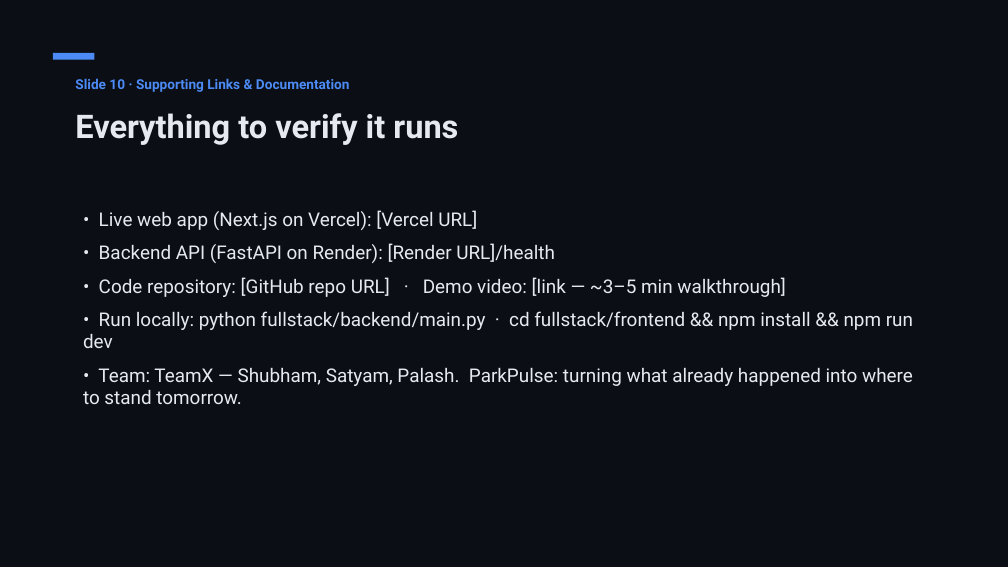
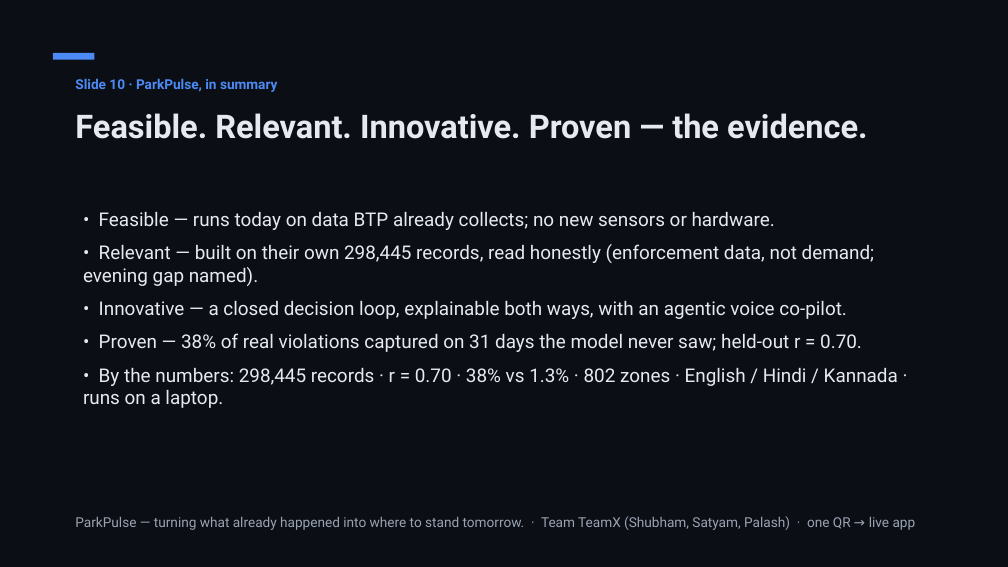
Before and after one commit to shubhambhattog/flipkart-gridlock-2.0-r2, a slide deck: slide 10 of pitch/ParkPulse_Submission_Deck.pptx. Drawn at 1008x567 pixels with LibreOffice and Linux fonts; fonts in the diff are those of the drawing. Boxes give left, top, right and bottom in pixels: in the first picture for what was removed or moved away, otherwise in the second. Text is boxed around its words. In the diff, an @@ line names an element or a change of style, - is before the commit and + after.

```diff
--- a/pitch/ParkPulse_Submission_Deck.pptx
+++ b/pitch/ParkPulse_Submission_Deck.pptx
@@ text at [75,78,277,92]: text changed @@
-Slide 10 · Supporting Links & Documentation
+Slide 10 · ParkPulse, in summary
@@ text at [75,113,868,139]: text changed @@
-Everything to verify it runs
+Feasible. Relevant. Innovative. Proven — the evidence.
@@ text at [83,212,898,408]: text changed @@
-• Live web app (Next.js on Vercel): [Vercel URL]
-• Backend API (FastAPI on Render): [Render URL]/health
-• Code repository: [GitHub repo URL] · Demo video: [link — ~3–5 min walkthrough]
-• Run locally: python fullstack/backend/main.py · cd fullstack/frontend && npm install && npm run dev
-• Team: TeamX — Shubham, Satyam, Palash. ParkPulse: turning what already happened into where to stand tomorrow.
+• Feasible — runs today on data BTP already collects; no new sensors or hardware.
+• Relevant — built on their own 298,445 records, read honestly (enforcement data, not demand; evening gap named).
+• Innovative — a closed decision loop, explainable both ways, with an agentic voice co-pilot.
+• Proven — 38% of real violations captured on 31 days the model never saw; held-out r = 0.70.
+• By the numbers: 298,445 records · r = 0.70 · 38% vs 1.3% · 802 zones · English / Hindi / Kannada · runs on a laptop.
@@ text added at [75,516,916,530], 13 pt, text #9AA3B2 @@
+ParkPulse — turning what already happened into where to stand tomorrow. · Team TeamX (Shubham, Satyam, Palash) · one QR → live app
```
Also in this commit, not shown: 3 other files.
